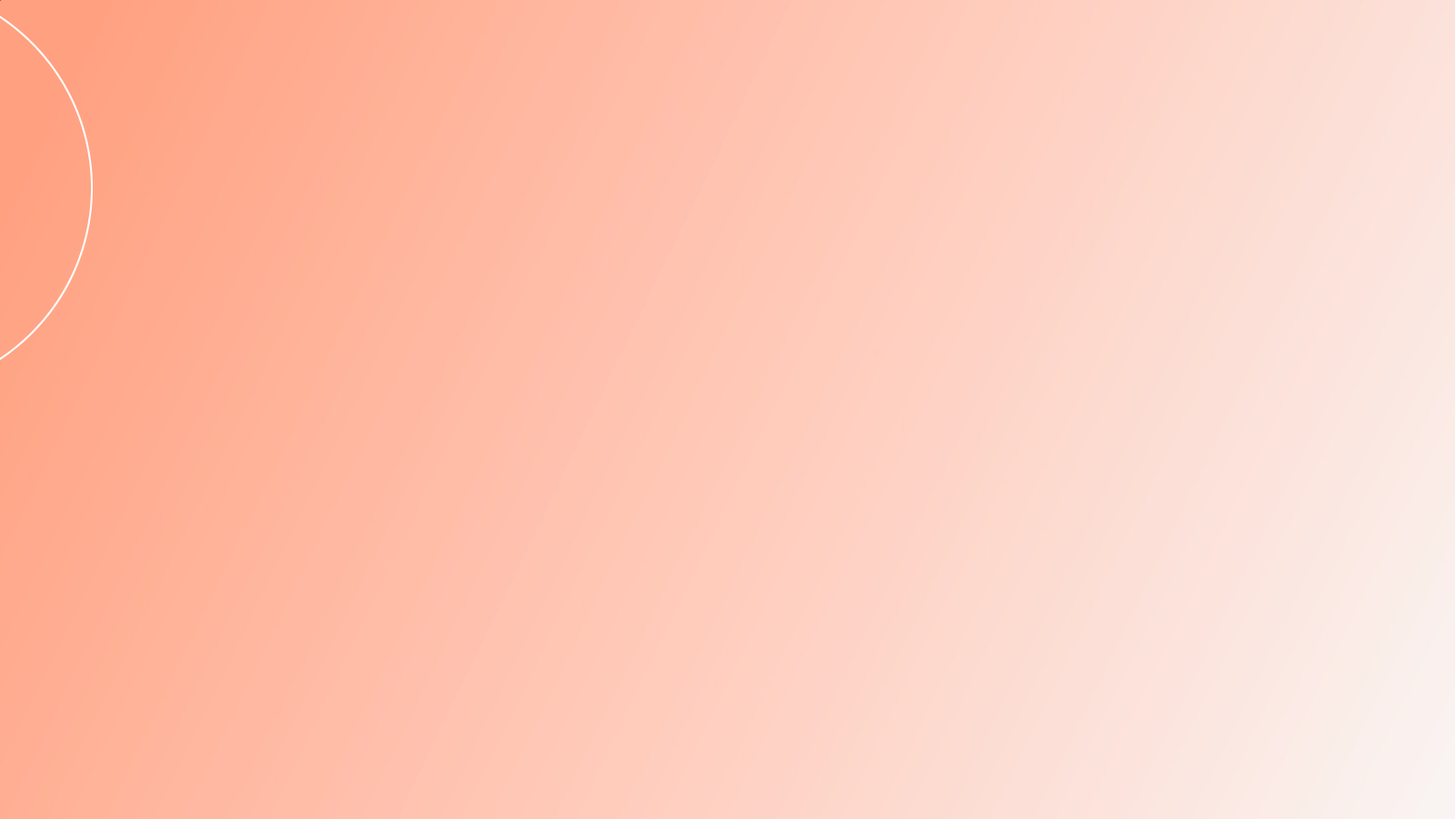
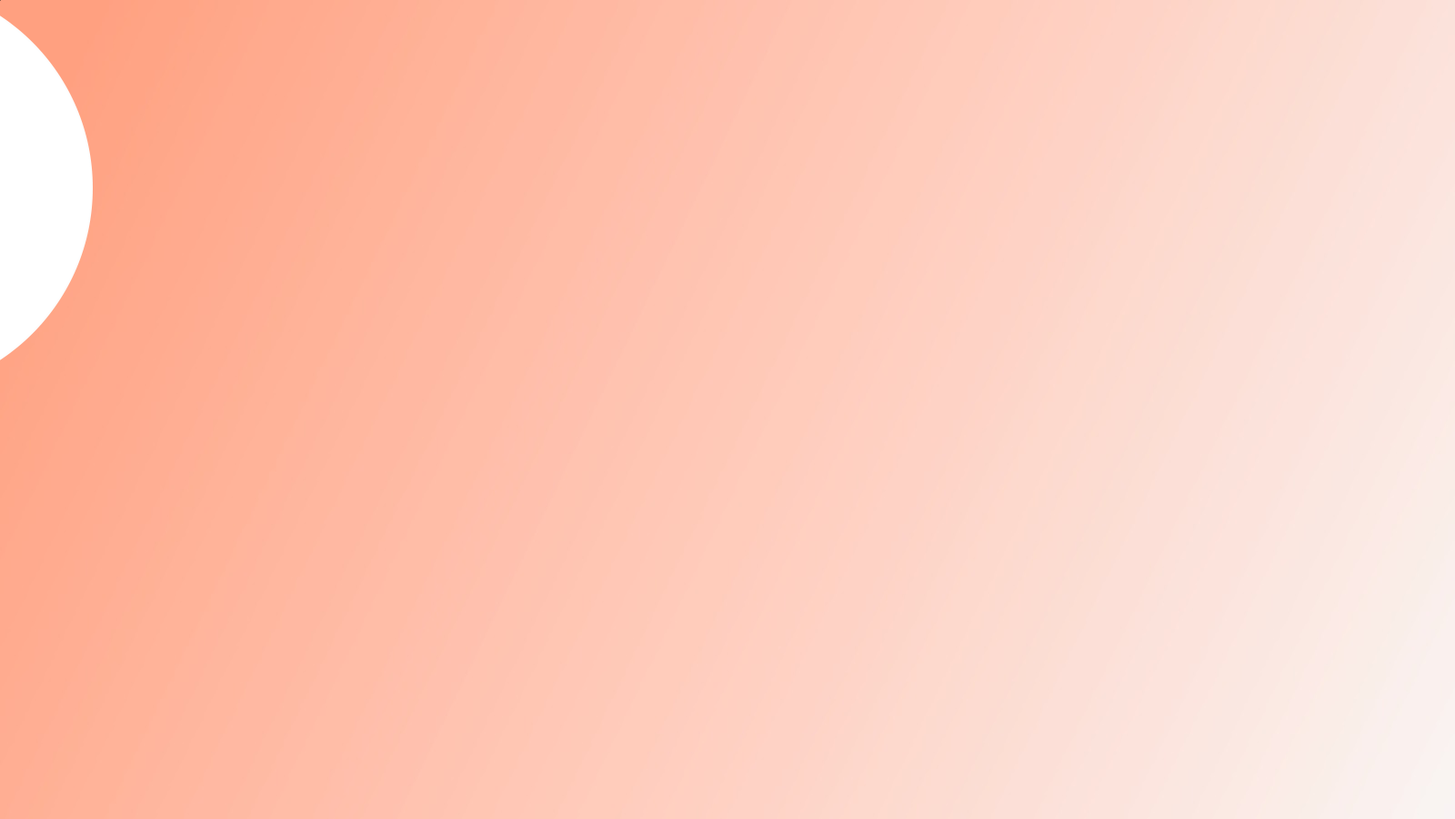
Layered file, before and after one edit (1455 × 819). Changes by layer:
painted on "Elipse 1" over [0, 17, 91, 359]
